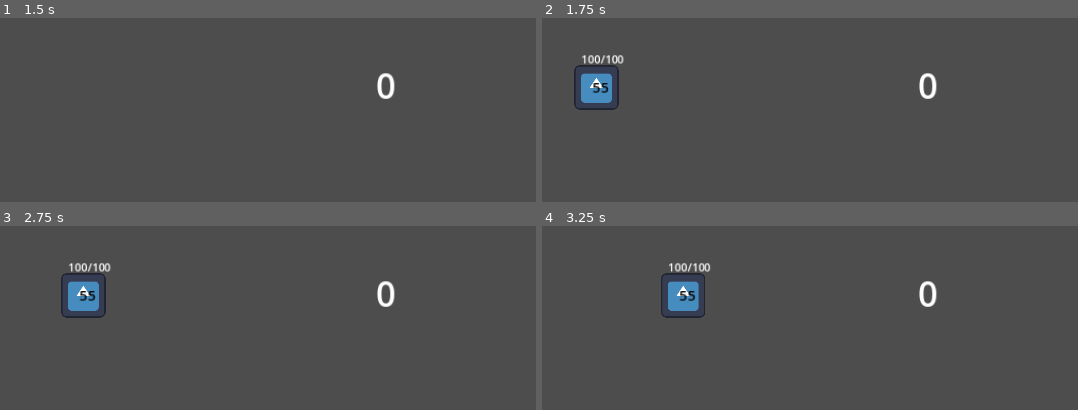
Above: before the commit, frames 1-4 (two rows, left to right).
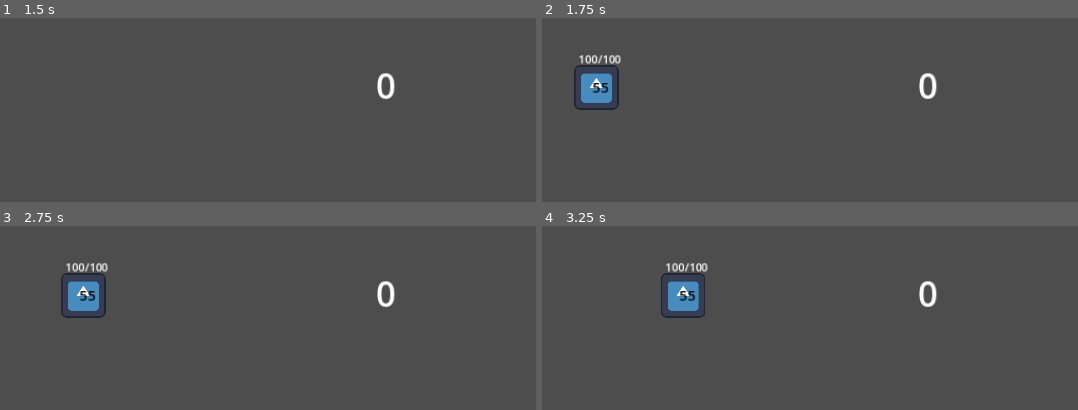
Above: after the commit, the same moments.

Repository: JuJuz1/Life-s-equilibrium
Game: Godot game, scene res://scenes/world.tscn
Same seed, same stepped clock (60 frames per second), same inputs: the game is played once before the commit and once after it. The engine's default icon, where the game draws it, is replaced by a stand-in: a white triangle on a blue panel in a dark square.
Inputs (mouse positions are in pixels of both pictures, inside the frame that each line leads up to):
- Up to frame 1 (1.5 s): tap Enter at 0.5 s; move the mouse to (outside the picture) at 0.52 s; tap Space at 1.25 s; move the mouse to (outside the picture) at 1.27 s
- Up to frame 2 (1.75 s): no input
- Up to frame 3 (2.75 s): click (53, 295) at 2 s
- Up to frame 4 (3.25 s): click (627, 295) at 2.75 s

Frame 1 is identical in both runs. In frame 2, 0.3% of the frame differs, in the area x 6-16%, y 20-25%; in frame 3, 0.3%; in frame 4, 0.3%.

Commit message:
Character message display, more logic to sickness

Diff:
--- a/scenes/character.tscn
+++ b/scenes/character.tscn
@@ -37,11 +37,24 @@
 
 [node name="LabelEnergy" type="Label" parent="Labels"]
 layout_mode = 0
-offset_left = -22.0
+offset_left = -26.0
 offset_top = -52.0
-offset_right = 34.0
+offset_right = 30.0
 offset_bottom = -29.0
 text = "0/100"
+
+[node name="LabelState" type="Label" parent="Labels"]
+modulate = Color(1, 1, 1, 0)
+layout_mode = 1
+anchors_preset = 9
+anchor_bottom = 1.0
+offset_left = -243.0
+offset_top = -91.0
+offset_right = 279.0
+offset_bottom = -89.0
+grow_vertical = 2
+theme_override_font_sizes/font_size = 25
+horizontal_alignment = 1
 
 [node name="Button" type="Button" parent="."]
 self_modulate = Color(1, 1, 1, 0)
--- a/scripts/character.gd
+++ b/scripts/character.gd
@@ -14,12 +14,35 @@
 	ELDERLY,
 	}
 
+## Displayed when energy levels are low
+const energy_messages: Array[String] = [
+	"Alkaa jo tämä työ painamaan...",
+	"Nyt on energiatasot vähissä...",
+	"Huhhuh... millonka tämä loppuu...",
+]
+
+## Displayed when character gets sick
+const sickness_messages: Array[String] = [
+	"Nyt ei olo tunnu hyvältä...",
+	"Päähän koskee ja mikään ei onnistu...",
+	"Nyt pitäisi päästä sairaalaan...",
+]
+
+## Displayed when character already was sick and still is
+const sickness_and_was_sick_message: String = "Vieläkin on huono olo..."
+
+## Displayed when character gets cured
+const cured_messages: Array[String] = [
+	"Nyt on olo paljon parempi...",
+]
+
+
 ## Used to move the character
 var dragging: bool = false
 ## Offset to not snap character to mouse position when pressed the first time
 var offset: Vector2 = Vector2.ZERO
-## Used to determine when tweening/animation to prevent user action
-var animation: bool = false
+## Used to determine when tweening/animating anything to prevent user action
+var input_prevent: bool = false
 
 ## Attributes
 var id: int
@@ -46,7 +69,7 @@
 
 ## Sickness
 @onready var timer_sickness: Timer = $TimerSickness
-const TIMER_SICKNESS_TIMEOUT: int = 10 # TODO: change
+const TIMER_SICKNESS_TIMEOUT: int = 5 # TODO: change
 
 ## Attribute to determine where character is located, affects other attributes
 var facility: String = "null"
@@ -76,14 +99,14 @@
 	# TODO: for testing
 	#return
 
-	animation = true
+	input_prevent = true
 	await get_tree().create_timer(1).timeout
-	var tween = create_tween().set_ease(Tween.EASE_IN_OUT).set_trans(Tween.TRANS_LINEAR)
+	var tween: Tween = create_tween().set_ease(Tween.EASE_IN_OUT).set_trans(Tween.TRANS_LINEAR)
 	tween.tween_property(self, "position:x", position.x + 250, 1.5)
 	tween.tween_property(self, "position:y", position.y + 125, 1)
 	tween.finished.connect(func() -> void:
 		await get_tree().create_timer(0.5).timeout
-		animation = false)
+		input_prevent = false)
 
 
 ## Adds age to the character, dependent on the current facility (ex. workplace increases the amount)
@@ -107,6 +130,8 @@
 		energy = 100
 	if energy < 0:
 		energy = 0
+	if energy < 15:
+		$Labels.state_label_show(energy_messages)
 	#print(energy)
 	$Labels.labels_update(age, energy)
 
@@ -116,24 +141,72 @@
 	# Only elderly can die for now
 	if not (age_group == AgeGroup.ELDERLY):
 		return
+	"""
 	if sickness:
 		death.emit(id)
 		print("death")
 		queue_free()
 		return
+	"""
+
+	# Used to determine if message should be shown
+	var was_sick: bool = sickness
 
 	var random = randf_range(0, 1)
 	print("RANDOM: " + str(random))
+
+	# If not inside hospital -> gets sickness more often and higher chance to die to sickness
+	# Else -> lower chance to get sick, lower chance to die and small chance to cure
+
+	# Not inside hospital
 	if not (facility == "hospital"):
-		var age_probability: float = float(age) / 100
-		print("AGE PROBABILITY: " + str(age_probability))
-		# TODO: seems ok maybe
-		if random < age_probability - 0.1: # example: if age is 50 -> 40%, if age_probability > 1 -> always sick (age > 100)
-			sickness = true
-			print_debug("sick")
-	elif random < 0.25: # 25%
-		sickness = true
-		print_debug("sick")
+		if sickness:
+			if random < 0.4: # 40% chance to die
+				_death()
+				return
+		else:
+			var age_probability: float = float(age) / 100
+			print("AGE PROBABILITY: " + str(age_probability))
+			# TODO: seems ok maybe
+			if random < age_probability - 0.1: # example: if age is 50 -> 40%, if age_probability > 1 -> always sick (age > 100)
+				sickness = true
+				print_debug("sick")
+
+	# Inside hospital
+	else:
+		if sickness:
+			if random < 0.25: # 25% chance to die
+				_death()
+				return
+			elif random > 0.7: # 30% chance to cure
+				sickness = false
+				print_debug("cured")
+		else:
+			if random < 0.2: # 20% chance to get sickness
+				sickness = true
+				print_debug("sick")
+
+	# If character gets sick or already was sick
+	if sickness:
+		if not was_sick: # If character gets sick (this time)
+			$Labels.state_label_show(sickness_messages.pick_random())
+		else: # If character was already sick
+			$Labels.state_label_show(sickness_and_was_sick_message)
+	# If was sick and was cured
+	elif was_sick and not sickness:
+		$Labels.state_label_show(cured_messages.pick_random())
+
+
+## When character dies to sickness
+func _death() -> void:
+		print("death")
+		# TODO: comment in :D
+		#death.emit(id)
+		input_prevent = true
+		var tween: Tween = create_tween().set_ease(Tween.EASE_IN_OUT).set_trans(Tween.TRANS_BOUNCE)
+		tween.tween_property(self, "modulate:a", 0, 3)
+		await tween.finished
+		queue_free()
 
 
 ## Start or disable production when entering or leaving workplace
@@ -159,7 +232,7 @@
 
 ## When pressed down
 func _on_button_button_down() -> void:
-	if animation:
+	if input_prevent:
 		return
 	dragging = true
 	offset = get_global_mouse_position() - position
@@ -174,7 +247,7 @@
 
 ## When mouse hovers over the character
 func _on_button_mouse_entered() -> void:
-	if animation:
+	if input_prevent:
 		return
 	$Sprite2D.modulate.a = 0.5
 
--- a/scripts/labels.gd
+++ b/scripts/labels.gd
@@ -1,8 +1,27 @@
 extends Control
 ## Character labels
+
+var tween_running: bool = false
 
 ## Update labels
 ## [param age, energy] character's age and energy level
 func labels_update(age: int, energy: int) -> void:
 	$LabelAge.text = str(age)
 	$LabelEnergy.text = str(energy) + "/100"
+
+
+## Show a message giving information about a character's state
+## [param message] what message to show (energy or sickness for now)
+func state_label_show(message: String) -> void:
+	if tween_running:
+		return
+	tween_running = true
+	$LabelState.text = message
+	var tween: Tween = create_tween().set_ease(Tween.EASE_IN_OUT).set_trans(Tween.TRANS_CUBIC)
+	tween.tween_property($LabelState, "modulate:a", 1, 0.5)
+	await get_tree().create_timer(2).timeout
+	# Have to reassign, otherwise throws tween not valid error
+	tween = create_tween().set_ease(Tween.EASE_IN_OUT).set_trans(Tween.TRANS_CUBIC)
+	tween.tween_property($LabelState, "modulate:a", 0, 1)
+	tween.finished.connect(func() -> void:
+		tween_running = false)
--- a/scripts/world.gd
+++ b/scripts/world.gd
@@ -82,6 +82,7 @@
 ## [param id] character's id
 func _on_character_death(id: int) -> void:
 	characters[id] = 0
+	# Make correct door red
 	var amount: int = characters_amount()
 	if amount <= 0:
 		automatic_restart()
